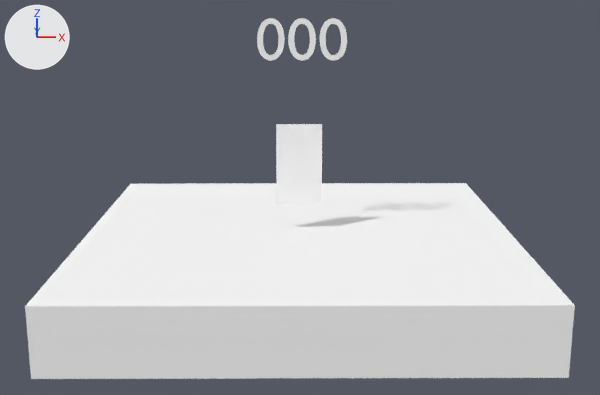
One commit to the Blender file blender/game.blend: the scene before it, then after it.
Rendered twice from a 50 mm lens placed at (-0.06, -13.41, 4.36), pointed at (0.01, -0.16, 1.09). Lighting does not change. The marker at upper left points along +X, +Y and +Z. Text is drawn in Blender's own font.

In view in the first picture: 'G_Sacky', 'Platform', 'Score'.
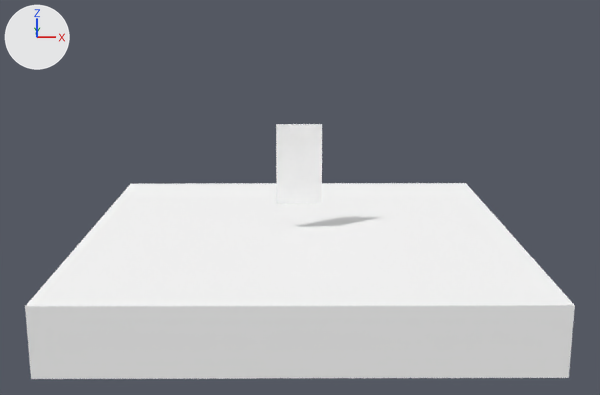
Edits to the scene script, one JSON object a line:
```json
{"op": "remove", "block": "ob_score", "code": ["ob_score = bpy.data.objects.new('Score', txt_text)", "ob_score.location = (-0.7, 0.0, 3.31)", "ob_score.rotation_euler = (1.199, 0.0, 0.0)  # degrees (69, 0, 0)"]}
```

Pixel boxes [x1, y1, x2, y2] of what changed, in the pictures (600 x 395 px):
```json
{"object": "Score", "change": "deleted", "before": [257, 18, 347, 61]}
```
